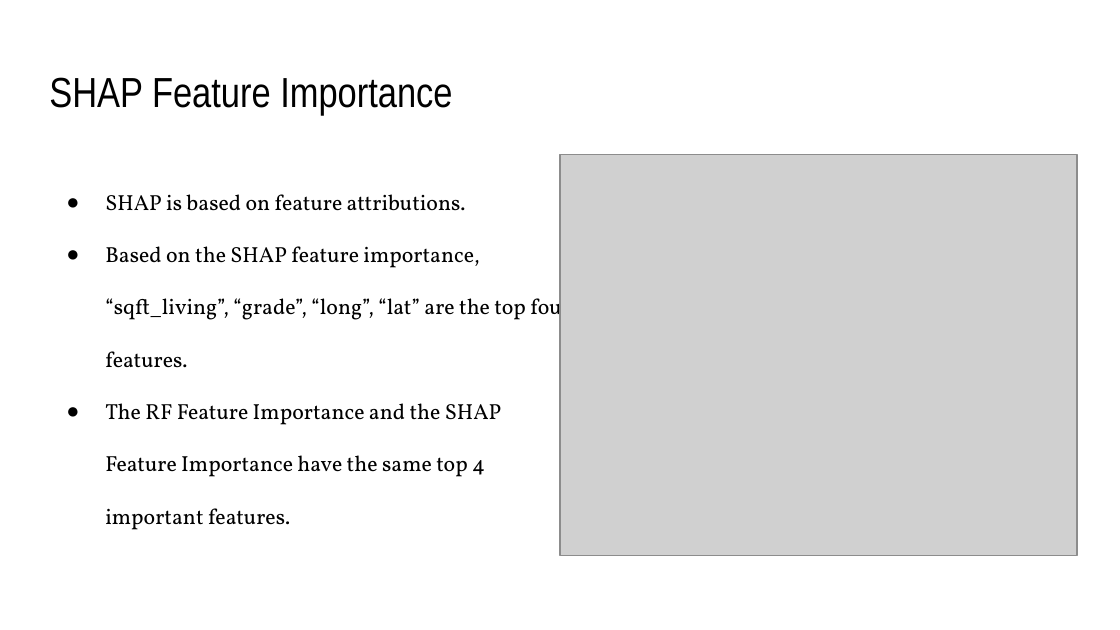
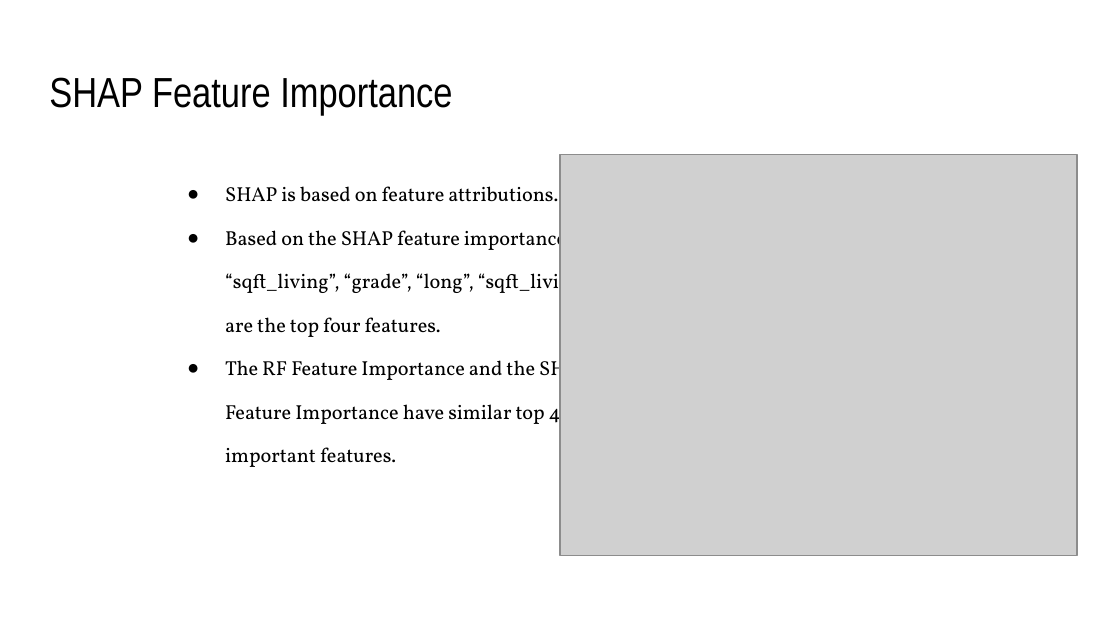
Before and after one commit to KierraDangerfield/Predicting-King-County-House-Prices, a slide deck: slide 11 of Reports/Predicting King County House Prices.pptx (slide 7 before the commit). Drawn at 1120x630 pixels with LibreOffice and Linux fonts; fonts in the diff are those of the drawing; grey boxes stand for pictures. Boxes give left, top, right and bottom in pixels: in the first picture for what was removed or moved away, otherwise in the second. Text is boxed around its words. In the diff, an @@ line names an element or a change of style, - is before the commit and + after.

```diff
--- a/Reports/Predicting King County House Prices.pptx
+++ b/Reports/Predicting King County House Prices.pptx
@@ text "SHAP is based on feature ..." moved from (x1=105, y1=194, x2=570, y2=530) to (x1=225, y1=186, x2=607, y2=467) @@
@@ text at (x1=225, y1=186, x2=558, y2=202): size 14 to 12.9 pt in "SHAP is based on feature attributions."; indent changed; line spacing 2 to 1.8 @@
@@ text at (x1=225, y1=226, x2=607, y2=467): text changed; size 14 to 12.9 pt @@
-● Based on the SHAP feature importance, “sqft_living”, “grade”, “long”, “lat” are the top four features.
-● The RF Feature Importance and the SHAP Feature Importance have the same top 4 important features.
+● Based on the SHAP feature importance, “sqft_living”, “grade”, “long”, “sqft_living15” are the top four features.
+● The RF Feature Importance and the SHAP Feature Importance have similar top 4 important features.
```
Also in this commit, not shown: 8 other slides changed, 6 slides added, 4 other files.
